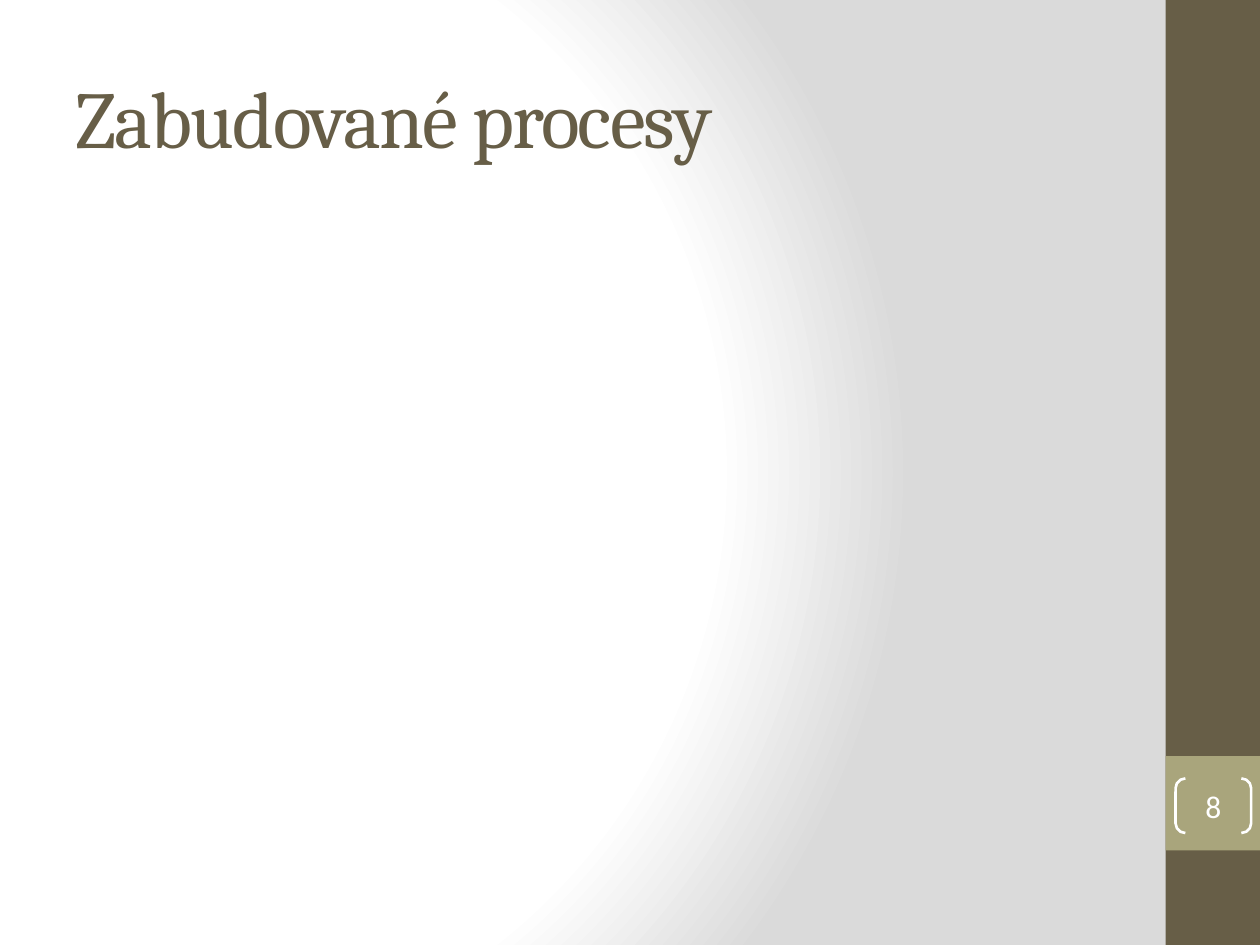
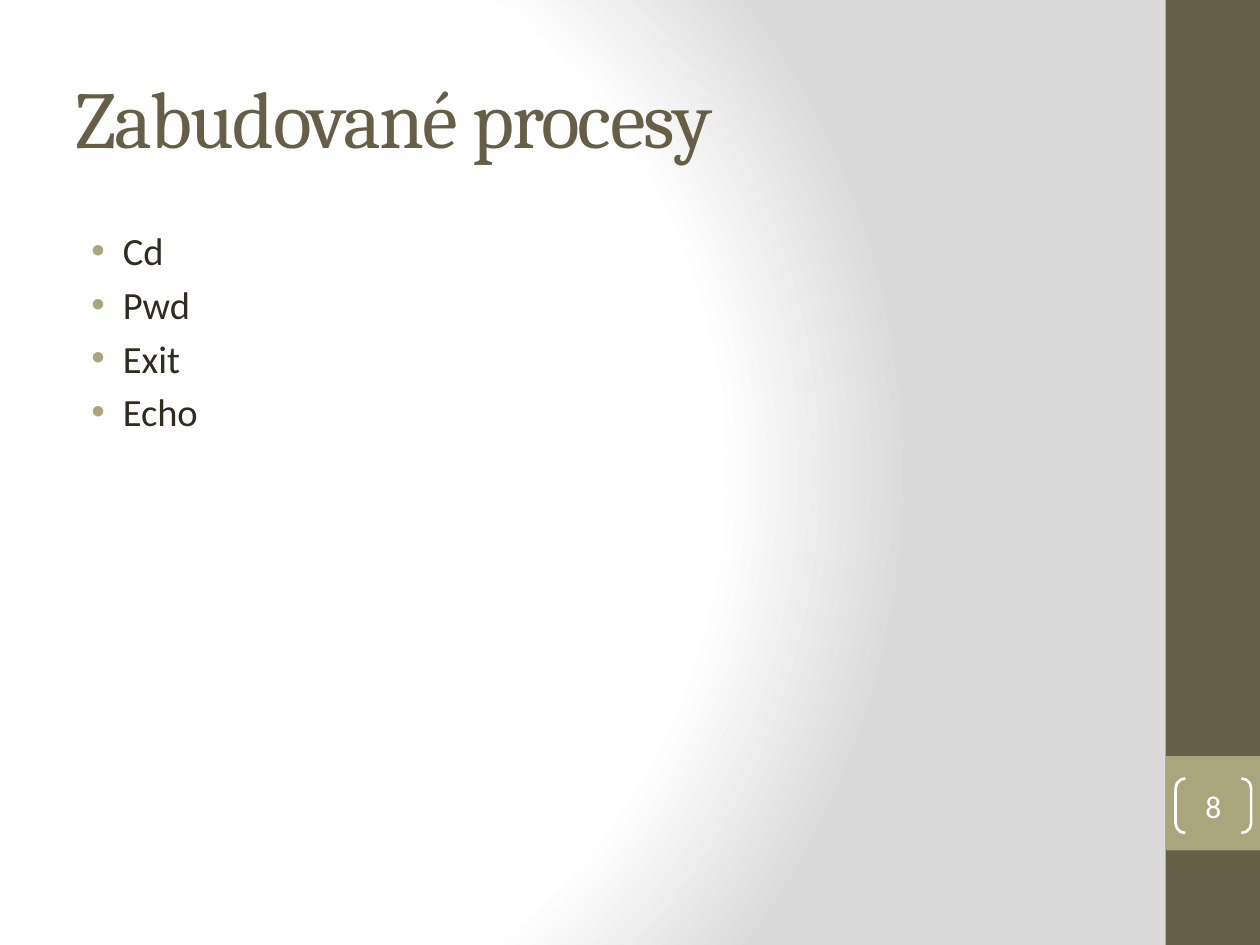
Before and after one commit to RadekBouda/OS-BlBoSt, a slide deck: slide 8 of blbost-final.pptx. Drawn at 1260x945 pixels with LibreOffice and Linux fonts; fonts in the diff are those of the drawing. Boxes give left, top, right and bottom in pixels: in the first picture for what was removed or moved away, otherwise in the second. Text is boxed around its words. In the diff, an @@ line names an element or a change of style, - is before the commit and + after.

```diff
--- a/blbost-final.pptx
+++ b/blbost-final.pptx
@@ text added at (123,238,198,427), 22 pt, text #2F2B20 @@
+• Cd
+• Pwd
+• Exit
+• Echo
```
Also in this commit, not shown: 5 other slides changed.
